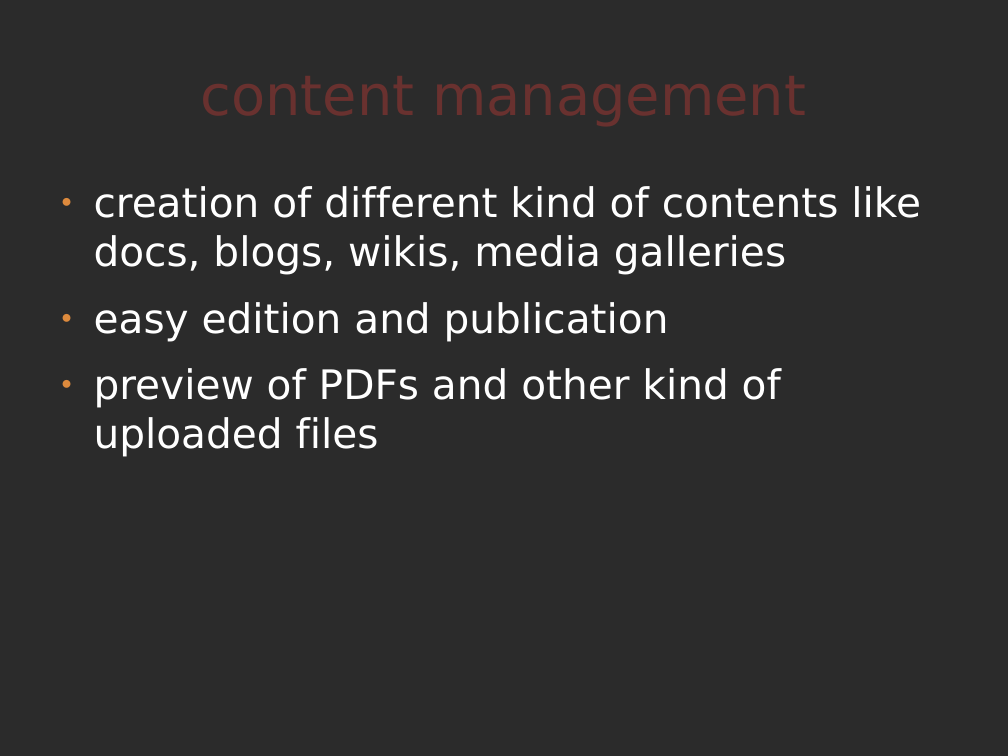
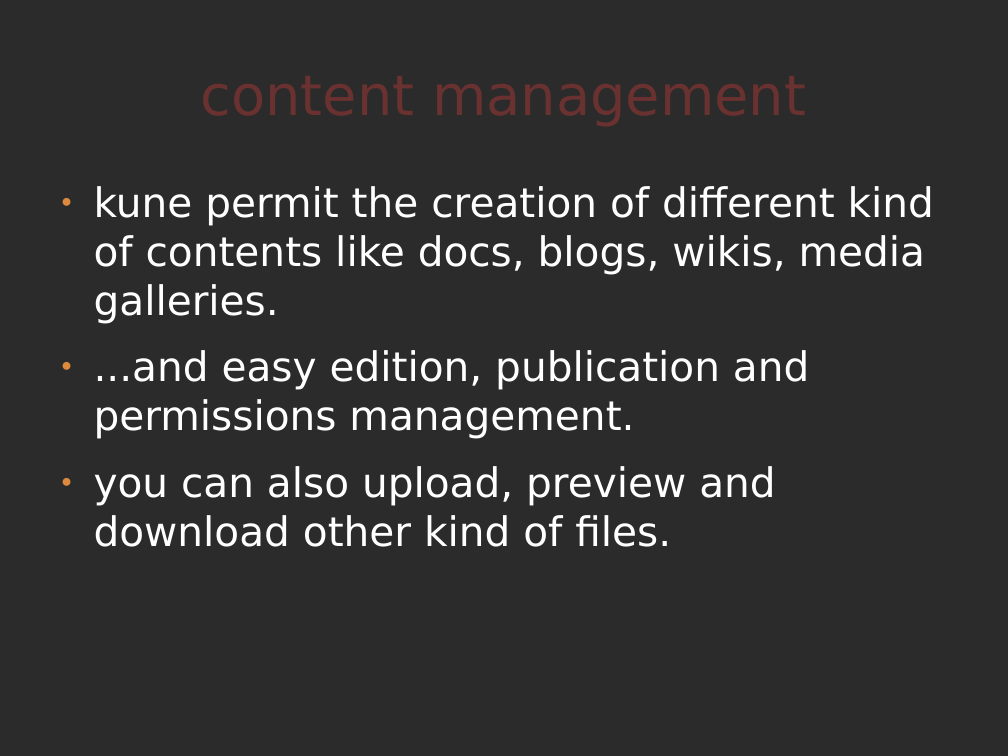
Before and after one commit to comunes/kune, a slide deck: slide 9 of doc/kune-dic-08.odp (slide 7 before the commit). Drawn at 1008x756 pixels with LibreOffice and Linux fonts; fonts in the diff are those of the drawing; background and template pictures are left out; a plain dark background stands for a picture behind light text. Boxes give left, top, right and bottom in pixels: in the first picture for what was removed or moved away, otherwise in the second. Text is boxed around its words. In the diff, an @@ line names an element or a change of style, - is before the commit and + after.

```diff
--- a/doc/kune-dic-08.odp
+++ b/doc/kune-dic-08.odp
@@ text at (x1=94, y1=186, x2=934, y2=547): text changed @@
-● creation of different kind of contents like docs, blogs, wikis, media galleries
-● easy edition and publication
-● preview of PDFs and other kind of uploaded files
+● kune permit the creation of different kind of contents like docs, blogs, wikis, media galleries.
+● ...and easy edition, publication and permissions management.
+● you can also upload, preview and download other kind of files.
```
Also in this commit, not shown: 12 other slides changed, 8 slides added, 4 other files.
